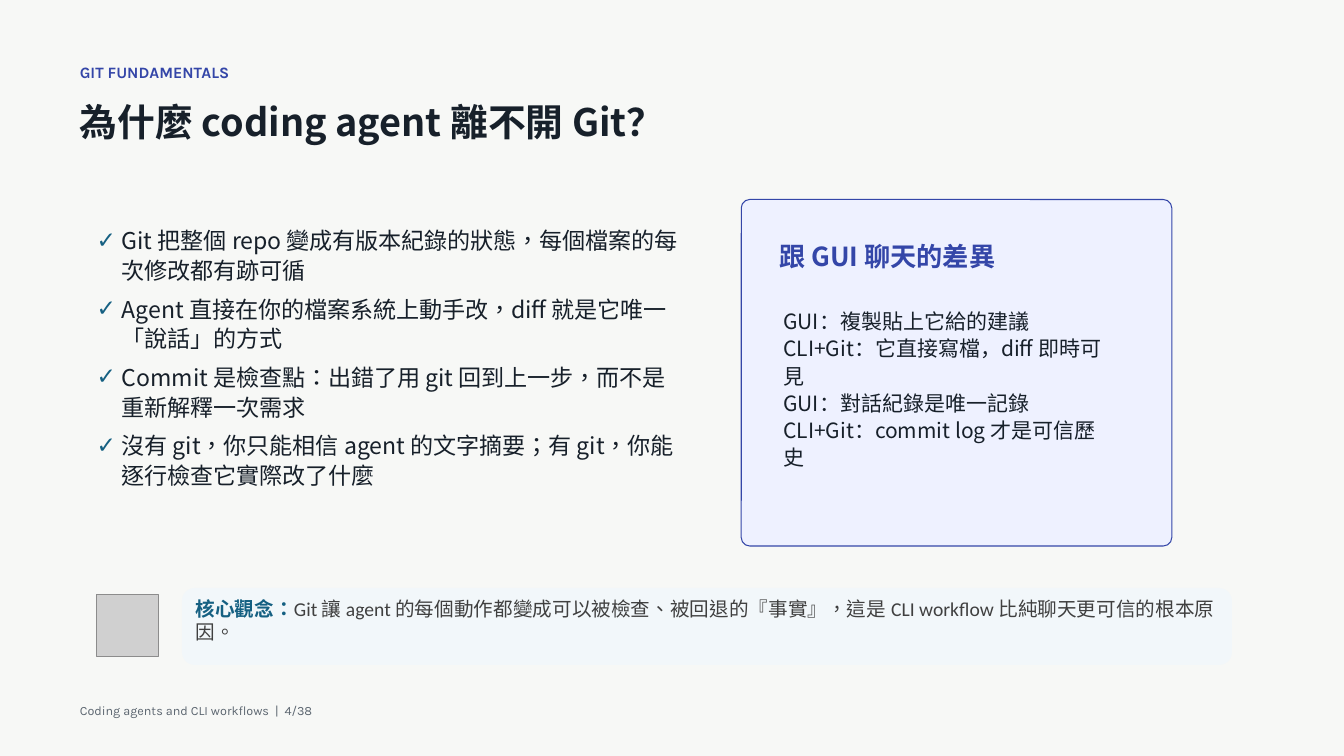
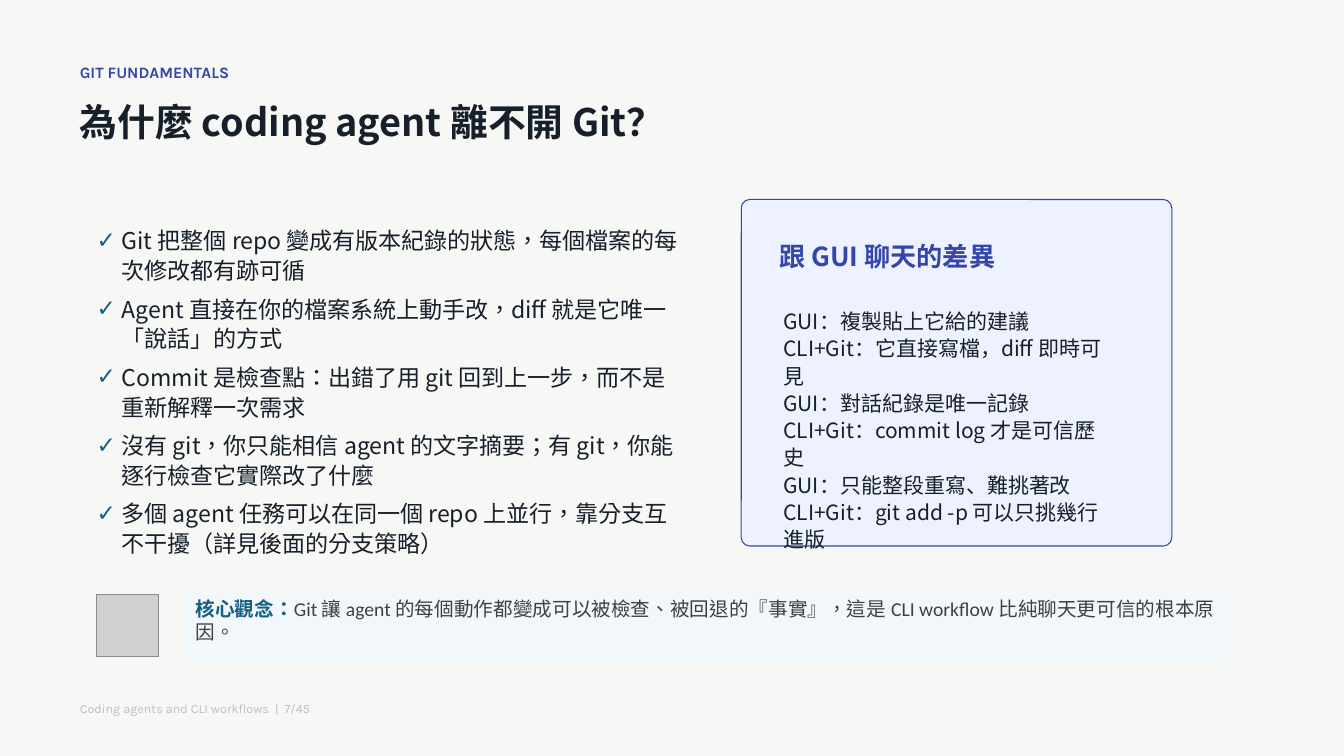
Before and after one commit to godkin1211/LLM_applications_on_BioMedicalData, a slide deck: slide 7 of slides/lesson-07-coding-agents-cli-workflows.pptx (slide 4 before the commit). Drawn at 1344x756 pixels with LibreOffice and Linux fonts; fonts in the diff are those of the drawing; grey boxes stand for pictures. Boxes give left, top, right and bottom in pixels: in the first picture for what was removed or moved away, otherwise in the second. Text is boxed around its words. In the diff, an @@ line names an element or a change of style, - is before the commit and + after.

Commit message:
Update lesson 07 coding agents slides

```diff
--- a/slides/lesson-07-coding-agents-cli-workflows.pptx
+++ b/slides/lesson-07-coding-agents-cli-workflows.pptx
@@ text at [783, 475, 1099, 525]: paragraphs added @@
+GUI：只能整段重寫、難挑著改
+CLI+Git：git add -p 可以只挑幾行進版
@@ text at [122, 502, 667, 554]: paragraph added @@
+✓ 多個 agent 任務可以在同一個 repo 上並行，靠分支互不干擾（詳見後面的分支策略）
@@ text at [80, 704, 311, 716]: text changed; text colour #5C6670 to #B7C0C7 @@
-Coding agents and CLI workflows | 4/38
+Coding agents and CLI workflows | 7/45
```
Also in this commit, not shown: 37 other slides changed, 8 slides added.
